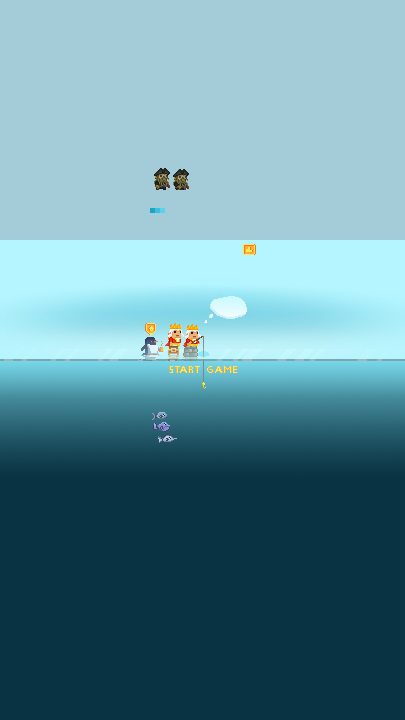
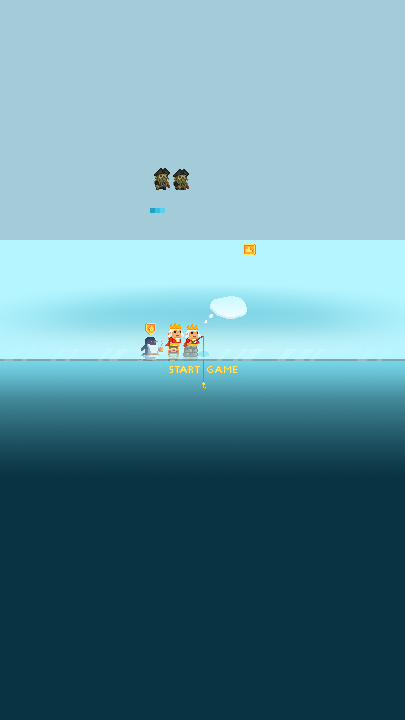
Revision of a layered 405px x 720px image; what changed, layer by layer:
removed layer "Рыба 3" over [158, 434, 177, 443]
removed layer "Рыба 2" over [153, 422, 170, 432]
removed layer "Рыба 1" over [152, 412, 167, 420]
